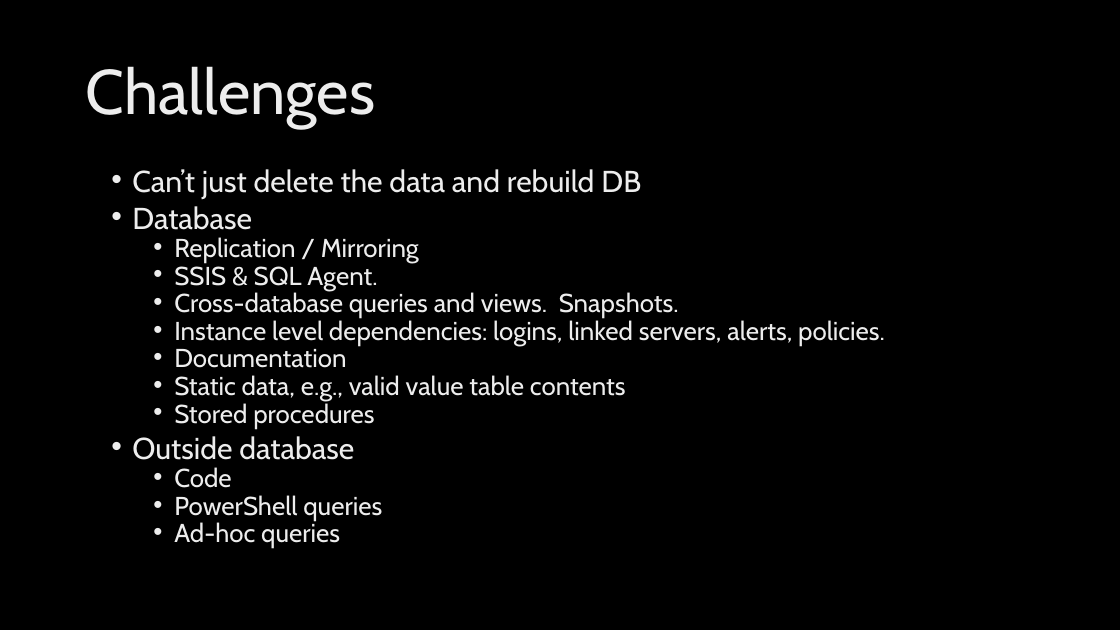
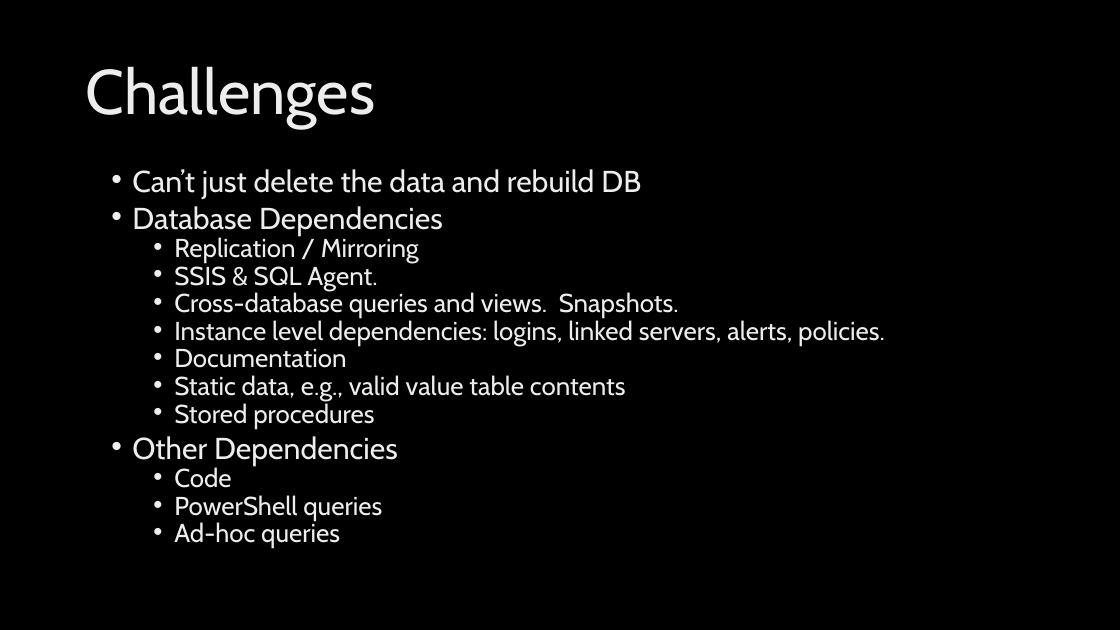
Before and after one commit to poedevop-fm/Database-Refactoring-Demo, a slide deck: slide 5 of Triggers & Refactoring.pptx. Drawn at 1120x630 pixels with LibreOffice and Linux fonts; fonts in the diff are those of the drawing; background and template pictures are left out. Boxes give left, top, right and bottom in pixels: in the first picture for what was removed or moved away, otherwise in the second. Text is boxed around its words. In the diff, an @@ line names an element or a change of style, - is before the commit and + after.

```diff
--- a/Triggers & Refactoring.pptx
+++ b/Triggers & Refactoring.pptx
@@ text at bbox=[132, 206, 443, 236]: text changed @@
-• Database
+• Database Dependencies
@@ text at bbox=[132, 436, 398, 466]: text changed @@
-• Outside database
+• Other Dependencies
```
Also in this commit, not shown: 3 other slides changed, 1 slide added, 5 other files.
